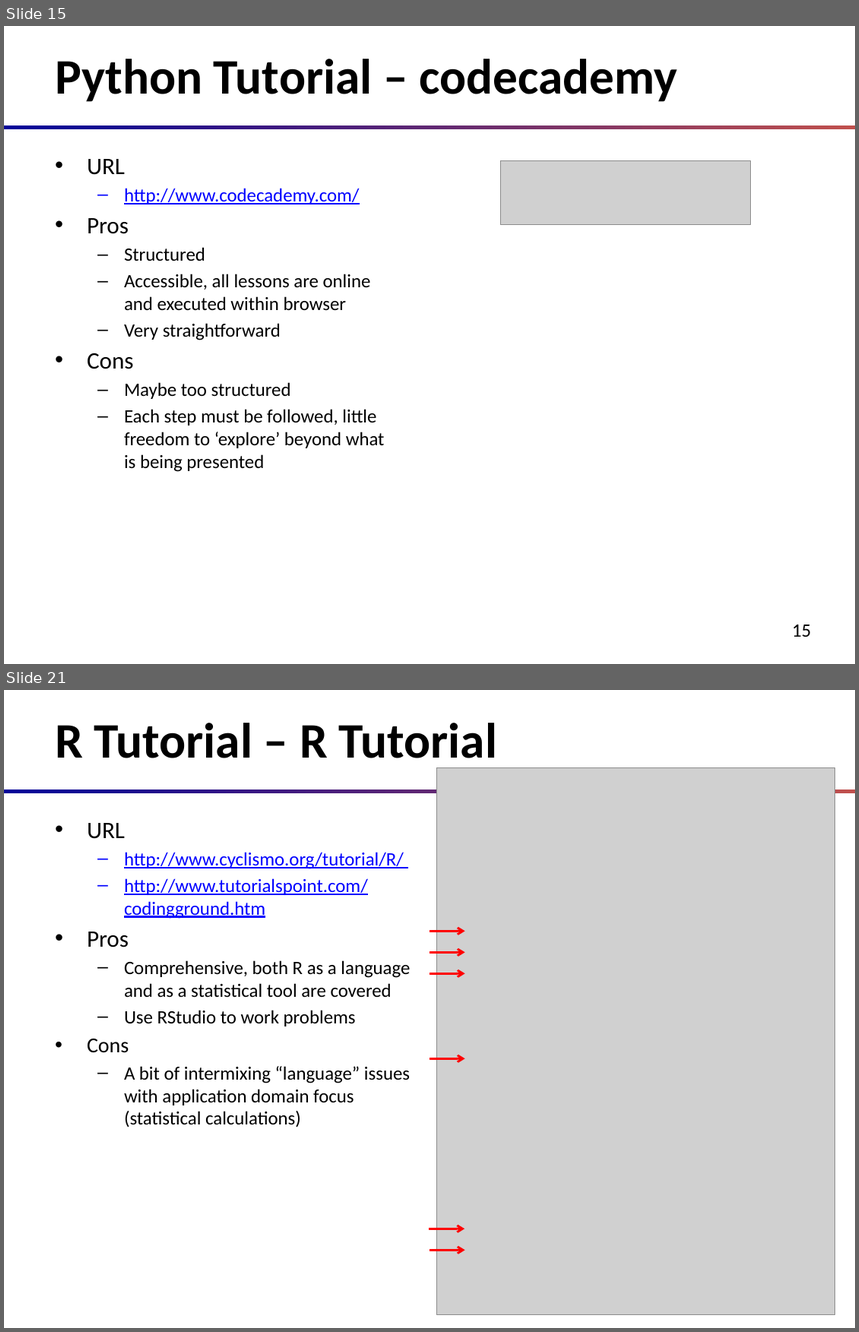
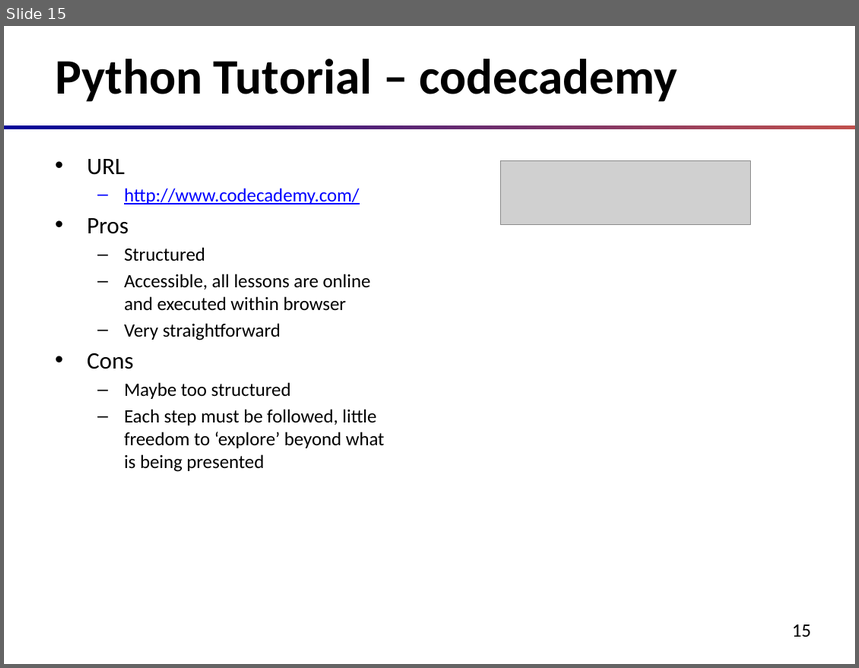
Before and after one commit to oxbot/battleship, a slide deck: slides/00-course-intro.pptx. Shown one above the other, each under a label of ours: slides 15 and 21 before the commit, slide 15 after it; the slides between them are not shown. The pictures are 859x1332 and 859x668 pixels, drawn with LibreOffice and Linux fonts; fonts in the diff are those of the drawing; grey boxes stand for pictures. Boxes give left, top, right and bottom in pixels: in the first picture for what was removed or moved away, otherwise in the second. Text is boxed around its words. In the diff, an @@ line names an element or a change of style, - is before the commit and + after.

```diff
--- a/slides/00-course-intro.pptx
+++ b/slides/00-course-intro.pptx
@@ slide 21 removed at (4,690,855,1328), background #FFFFFF; not listed: 1 template element that a slide beside it also shows @@
@@ title removed at (55,723,498,770) @@
-R Tutorial – R Tutorial
@@ picture removed at (436,768,835,1315) @@
@@ text removed at (87,823,410,1128) @@
-• URL
-  – http://www.cyclismo.org/tutorial/R/
-  – http://www.tutorialspoint.com/codingground.htm
-• Pros
-  – Comprehensive, both R as a language and as a statistical tool are covered
-  – Use RStudio to work problems
-• Cons
-  – A bit of intermixing “language” issues with application domain focus (statistical calculations)
@@ arrow removed from (430, 931) to (465, 931) @@
@@ arrow removed from (430, 952) to (465, 952) @@
@@ arrow removed from (430, 973) to (465, 973) @@
@@ arrow removed from (430, 1059) to (465, 1059) @@
@@ arrow removed from (430, 1229) to (465, 1229) @@
@@ arrow removed from (430, 1250) to (465, 1250) @@
```
Also in this commit, not shown: 5 other slides removed, 4 other files.
